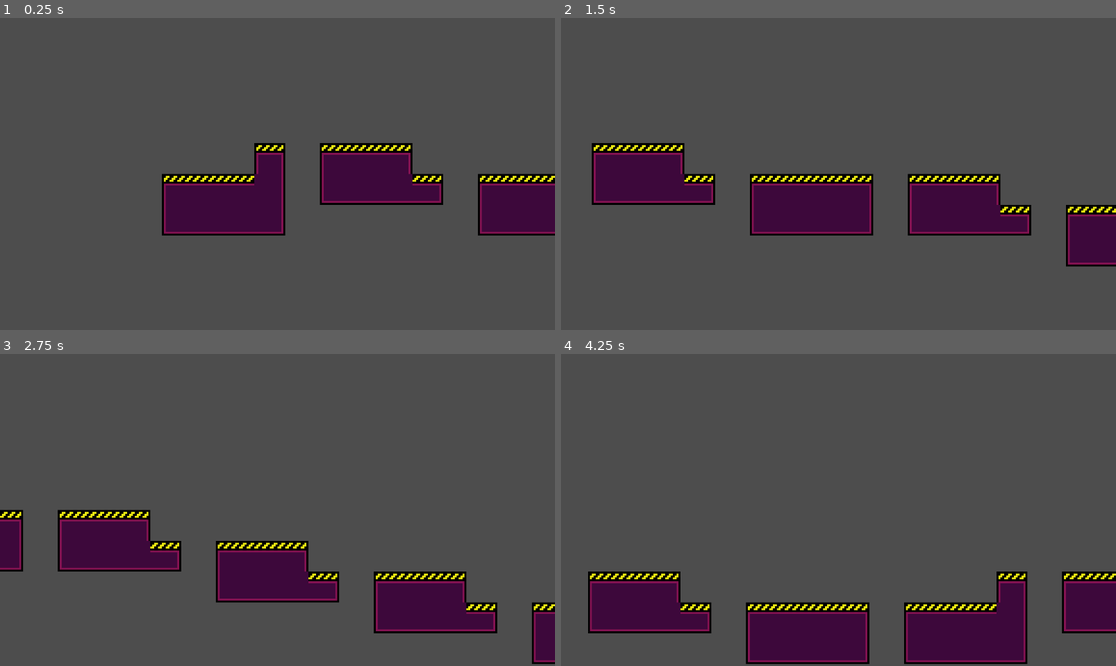
Above: before the commit, frames 1-4 (two rows, left to right).
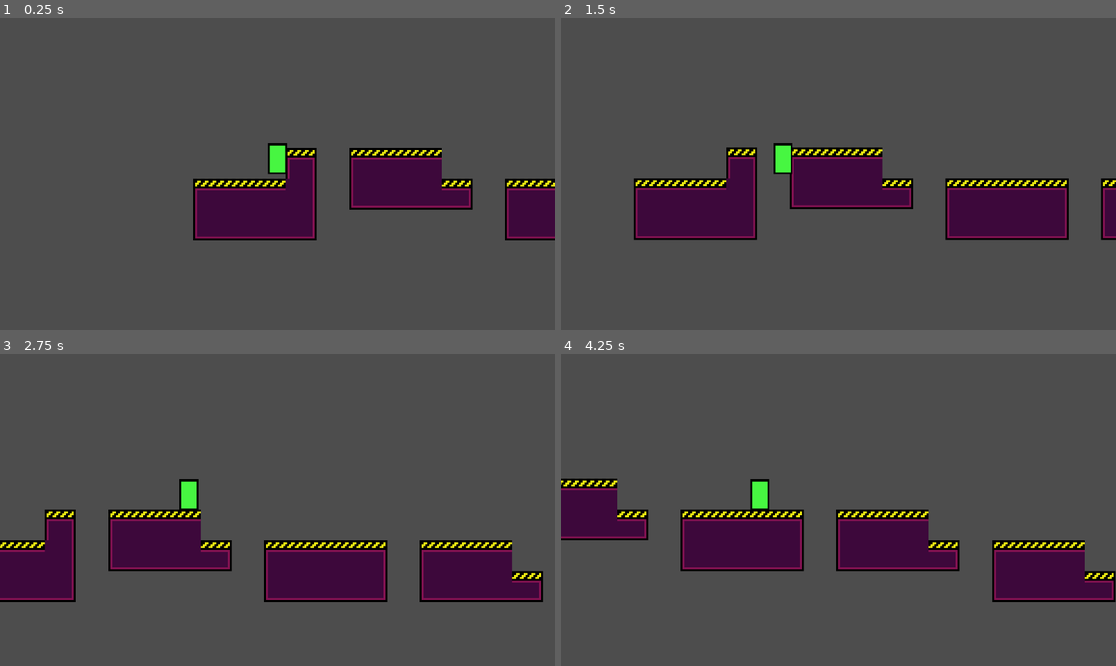
Above: after the commit, the same moments.

Repository: OwlyCode/LD51
Game: Godot game, scene res://main.tscn
The game is run twice, just before and just after one commit, with the same random seed, the same clock (stepped at 60 frames per second) and the same inputs.
Inputs:
- Up to frame 1 (0.25 s): no input
- Up to frame 2 (1.5 s): tap Space (jump, bound only after the commit) at 0.6, 0.77, 1.07, 1.35 s
- Up to frame 3 (2.75 s): tap Space (jump, bound only after the commit) at 1.52, 1.82, 2.1 s
- Up to frame 4 (4.25 s): tap Space (jump, bound only after the commit) at 2.85, 3.02, 3.32, 3.6, 3.77, 4.07 s

The runs differ from the first frame. In frame 1, 9.9% of the frame differs, in the area x 29-100%, y 40-72%; in frame 2, 19%; in frame 3, 18%; in frame 4, 28%, in the area x 0-100%, y 39-100%.

Commit message:
Added player that jumps and stays centered

Diff:
--- /dev/null
+++ b/Camera2d.gd
@@ -0,0 +1,11 @@
+extends Camera2D
+
+@onready var player = get_node("/root/Node2d/Player")
+
+# Called when the node enters the scene tree for the first time.
+func _ready():
+	pass # Replace with function body.
+
+
+func _process(delta):
+	global_position = Vector2(0, player.global_position.y)
--- /dev/null
+++ b/Player.gd
@@ -0,0 +1,24 @@
+extends RigidBody2D
+
+const ALIGN_CORRECTION_FORCE = 1000
+
+# Called when the node enters the scene tree for the first time.
+func _ready():
+	lock_rotation = true
+
+
+# Called every frame. 'delta' is the elapsed time since the previous frame.
+func _process(delta):
+	pass
+
+func _physics_process(delta):
+	if position.x < 0:
+		constant_force = Vector2.RIGHT * ALIGN_CORRECTION_FORCE
+	elif position.x > 0:
+		constant_force = Vector2.LEFT * ALIGN_CORRECTION_FORCE
+	else:
+		constant_force = Vector2.ZERO
+
+	if Input.is_action_just_pressed("jump"):
+		if $LeftGroundChecker.is_colliding() or $RightGroundChecker.is_colliding():
+			apply_central_impulse(Vector2.UP * 20000)
--- a/chunks/chunk.gd
+++ b/chunks/chunk.gd
@@ -1,6 +1,6 @@
 extends Node2D
 
-var speed = 120
+var speed = 50
 
 var invisible_cooldown = 0.3
 
--- a/chunks/flat.tscn
+++ b/chunks/flat.tscn
@@ -1,40 +1,14 @@
-[gd_scene load_steps=5 format=3 uid="uid://jgoit60r3dwi"]
+[gd_scene load_steps=3 format=3 uid="uid://jgoit60r3dwi"]
 
 [ext_resource type="Script" path="res://chunks/chunk.gd" id="1_fgte8"]
-[ext_resource type="Texture2D" uid="uid://dqwnwknka4yjm" path="res://arts/tileset.png" id="1_tjyet"]
-
-[sub_resource type="TileSetAtlasSource" id="TileSetAtlasSource_i6e06"]
-texture = ExtResource("1_tjyet")
-0:0/0 = 0
-2:0/0 = 0
-4:0/0 = 0
-5:0/0 = 0
-6:0/0 = 0
-2:2/0 = 0
-4:2/0 = 0
-5:2/0 = 0
-6:2/0 = 0
-2:3/0 = 0
-4:3/0 = 0
-5:3/0 = 0
-6:3/0 = 0
-2:4/0 = 0
-4:4/0 = 0
-5:4/0 = 0
-6:4/0 = 0
-3:6/0 = 0
-5:6/0 = 0
-5:7/0 = 0
-
-[sub_resource type="TileSet" id="TileSet_hm1lm"]
-sources/0 = SubResource("TileSetAtlasSource_i6e06")
+[ext_resource type="TileSet" uid="uid://b7npiu71j3gbi" path="res://chunks/tileset.tres" id="2_k18gl"]
 
 [node name="Node2d" type="Node2D"]
 script = ExtResource("1_fgte8")
 
 [node name="TileMap" type="TileMap" parent="."]
 texture_filter = 1
-tile_set = SubResource("TileSet_hm1lm")
+tile_set = ExtResource("2_k18gl")
 format = 2
 layer_0/tile_data = PackedInt32Array(65534, 262144, 2, 65535, 327680, 2, 0, 327680, 2, 1, 393216, 2, 131070, 262144, 4, 131071, 327680, 4, 65537, 393216, 4, 65536, 327680, 4)
 
--- a/chunks/flat2.tscn
+++ b/chunks/flat2.tscn
@@ -1,42 +1,16 @@
-[gd_scene load_steps=5 format=3 uid="uid://ctmt2a0vqufac"]
+[gd_scene load_steps=3 format=3 uid="uid://ctmt2a0vqufac"]
 
 [ext_resource type="Script" path="res://chunks/chunk.gd" id="1_fgte8"]
-[ext_resource type="Texture2D" uid="uid://dqwnwknka4yjm" path="res://arts/tileset.png" id="1_tjyet"]
-
-[sub_resource type="TileSetAtlasSource" id="TileSetAtlasSource_i6e06"]
-texture = ExtResource("1_tjyet")
-0:0/0 = 0
-2:0/0 = 0
-4:0/0 = 0
-5:0/0 = 0
-6:0/0 = 0
-2:2/0 = 0
-4:2/0 = 0
-5:2/0 = 0
-6:2/0 = 0
-2:3/0 = 0
-4:3/0 = 0
-5:3/0 = 0
-6:3/0 = 0
-2:4/0 = 0
-4:4/0 = 0
-5:4/0 = 0
-6:4/0 = 0
-3:6/0 = 0
-5:6/0 = 0
-5:7/0 = 0
-
-[sub_resource type="TileSet" id="TileSet_hm1lm"]
-sources/0 = SubResource("TileSetAtlasSource_i6e06")
+[ext_resource type="TileSet" uid="uid://b7npiu71j3gbi" path="res://chunks/tileset.tres" id="2_018sf"]
 
 [node name="Node2d" type="Node2D"]
 script = ExtResource("1_fgte8")
 
 [node name="TileMap" type="TileMap" parent="."]
 texture_filter = 1
-tile_set = SubResource("TileSet_hm1lm")
+tile_set = ExtResource("2_018sf")
 format = 2
-layer_0/tile_data = PackedInt32Array(65534, 262144, 2, 65535, 327680, 2, 0, 393216, 2, 131070, 262144, 4, 131071, 327680, 4, 65537, 393216, 0, 65536, 327680, 4)
+layer_0/tile_data = PackedInt32Array(65534, 262144, 2, 131070, 262144, 4, 65535, 327680, 2, 131071, 327680, 4, 0, 327680, 2, 65536, 327680, 4, 65537, 393216, 0)
 
 [node name="VisibleOnScreenNotifier2d" type="VisibleOnScreenNotifier2D" parent="."]
 position = Vector2(-9.53674e-07, 16)
--- a/chunks/flat3.tscn
+++ b/chunks/flat3.tscn
@@ -1,40 +1,14 @@
-[gd_scene load_steps=5 format=3 uid="uid://clob8y55j5jsq"]
+[gd_scene load_steps=3 format=3 uid="uid://clob8y55j5jsq"]
 
 [ext_resource type="Script" path="res://chunks/chunk.gd" id="1_fgte8"]
-[ext_resource type="Texture2D" uid="uid://dqwnwknka4yjm" path="res://arts/tileset.png" id="1_tjyet"]
-
-[sub_resource type="TileSetAtlasSource" id="TileSetAtlasSource_i6e06"]
-texture = ExtResource("1_tjyet")
-0:0/0 = 0
-2:0/0 = 0
-4:0/0 = 0
-5:0/0 = 0
-6:0/0 = 0
-2:2/0 = 0
-4:2/0 = 0
-5:2/0 = 0
-6:2/0 = 0
-2:3/0 = 0
-4:3/0 = 0
-5:3/0 = 0
-6:3/0 = 0
-2:4/0 = 0
-4:4/0 = 0
-5:4/0 = 0
-6:4/0 = 0
-3:6/0 = 0
-5:6/0 = 0
-5:7/0 = 0
-
-[sub_resource type="TileSet" id="TileSet_hm1lm"]
-sources/0 = SubResource("TileSetAtlasSource_i6e06")
+[ext_resource type="TileSet" uid="uid://b7npiu71j3gbi" path="res://chunks/tileset.tres" id="2_b71nq"]
 
 [node name="Node2d" type="Node2D"]
 script = ExtResource("1_fgte8")
 
 [node name="TileMap" type="TileMap" parent="."]
 texture_filter = 1
-tile_set = SubResource("TileSet_hm1lm")
+tile_set = ExtResource("2_b71nq")
 format = 2
 layer_0/tile_data = PackedInt32Array(65534, 262144, 2, 65535, 327680, 2, 0, 327680, 2, 1, 393216, 3, 131070, 262144, 4, 131071, 327680, 4, 65537, 393216, 4, 65536, 327680, 4, -65535, 131072, 2)
 
--- /dev/null
+++ b/chunks/tileset.tres
@@ -0,0 +1,89 @@
+[gd_resource type="TileSet" load_steps=3 format=3 uid="uid://b7npiu71j3gbi"]
+
+[ext_resource type="Texture2D" uid="uid://dqwnwknka4yjm" path="res://arts/tileset.png" id="1_e361k"]
+
+[sub_resource type="TileSetAtlasSource" id="TileSetAtlasSource_i6e06"]
+texture = ExtResource("1_e361k")
+0:0/0 = 0
+0:0/0/physics_layer_0/linear_velocity = Vector2(0, 0)
+0:0/0/physics_layer_0/angular_velocity = 0.0
+2:0/0 = 0
+2:0/0/physics_layer_0/linear_velocity = Vector2(0, 0)
+2:0/0/physics_layer_0/angular_velocity = 0.0
+2:0/0/physics_layer_0/polygon_0/points = PackedVector2Array(-8, -8, 8, -8, 8, 8, -8, 8)
+4:0/0 = 0
+4:0/0/physics_layer_0/linear_velocity = Vector2(0, 0)
+4:0/0/physics_layer_0/angular_velocity = 0.0
+4:0/0/physics_layer_0/polygon_0/points = PackedVector2Array(-8, -8, 8, -8, 8, 8, -8, 8)
+5:0/0 = 0
+5:0/0/physics_layer_0/linear_velocity = Vector2(0, 0)
+5:0/0/physics_layer_0/angular_velocity = 0.0
+5:0/0/physics_layer_0/polygon_0/points = PackedVector2Array(-8, -8, 8, -8, 8, 8, -8, 8)
+6:0/0 = 0
+6:0/0/physics_layer_0/linear_velocity = Vector2(0, 0)
+6:0/0/physics_layer_0/angular_velocity = 0.0
+6:0/0/physics_layer_0/polygon_0/points = PackedVector2Array(-8, -8, 8, -8, 8, 8, -8, 8)
+2:2/0 = 0
+2:2/0/physics_layer_0/linear_velocity = Vector2(0, 0)
+2:2/0/physics_layer_0/angular_velocity = 0.0
+2:2/0/physics_layer_0/polygon_0/points = PackedVector2Array(-8, -8, 8, -8, 8, 8, -8, 8)
+4:2/0 = 0
+4:2/0/physics_layer_0/linear_velocity = Vector2(0, 0)
+4:2/0/physics_layer_0/angular_velocity = 0.0
+4:2/0/physics_layer_0/polygon_0/points = PackedVector2Array(-8, -8, 8, -8, 8, 8, -8, 8)
+5:2/0 = 0
+5:2/0/physics_layer_0/linear_velocity = Vector2(0, 0)
+5:2/0/physics_layer_0/angular_velocity = 0.0
+5:2/0/physics_layer_0/polygon_0/points = PackedVector2Array(-8, -8, 8, -8, 8, 8, -8, 8)
+6:2/0 = 0
+6:2/0/physics_layer_0/linear_velocity = Vector2(0, 0)
+6:2/0/physics_layer_0/angular_velocity = 0.0
+6:2/0/physics_layer_0/polygon_0/points = PackedVector2Array(-8, -8, 8, -8, 8, 8, -8, 8)
+2:3/0 = 0
+2:3/0/physics_layer_0/linear_velocity = Vector2(0, 0)
+2:3/0/physics_layer_0/angular_velocity = 0.0
+2:3/0/physics_layer_0/polygon_0/points = PackedVector2Array(-8, -8, 8, -8, 8, 8, -8, 8)
+4:3/0 = 0
+4:3/0/physics_layer_0/linear_velocity = Vector2(0, 0)
+4:3/0/physics_layer_0/angular_velocity = 0.0
+4:3/0/physics_layer_0/polygon_0/points = PackedVector2Array(-8, -8, 8, -8, 8, 8, -8, 8)
+5:3/0 = 0
+5:3/0/physics_layer_0/linear_velocity = Vector2(0, 0)
+5:3/0/physics_layer_0/angular_velocity = 0.0
+5:3/0/physics_layer_0/polygon_0/points = PackedVector2Array(-8, -8, 8, -8, 8, 8, -8, 8)
+6:3/0 = 0
+6:3/0/physics_layer_0/linear_velocity = Vector2(0, 0)
+6:3/0/physics_layer_0/angular_velocity = 0.0
+6:3/0/physics_layer_0/polygon_0/points = PackedVector2Array(-8, -8, 8, -8, 8, 8, -8, 8)
+2:4/0 = 0
+2:4/0/physics_layer_0/linear_velocity = Vector2(0, 0)
+2:4/0/physics_layer_0/angular_velocity = 0.0
+2:4/0/physics_layer_0/polygon_0/points = PackedVector2Array(-8, -8, 8, -8, 8, 8, -8, 8)
+4:4/0 = 0
+4:4/0/physics_layer_0/linear_velocity = Vector2(0, 0)
+4:4/0/physics_layer_0/angular_velocity = 0.0
+4:4/0/physics_layer_0/polygon_0/points = PackedVector2Array(-8, -8, 8, -8, 8, 8, -8, 8)
+5:4/0 = 0
+5:4/0/physics_layer_0/linear_velocity = Vector2(0, 0)
+5:4/0/physics_layer_0/angular_velocity = 0.0
+5:4/0/physics_layer_0/polygon_0/points = PackedVector2Array(-8, -8, 8, -8, 8, 8, -8, 8)
+6:4/0 = 0
+6:4/0/physics_layer_0/linear_velocity = Vector2(0, 0)
+6:4/0/physics_layer_0/angular_velocity = 0.0
+6:4/0/physics_layer_0/polygon_0/points = PackedVector2Array(-8, -8, 8, -8, 8, 8, -8, 8)
+3:6/0 = 0
+3:6/0/physics_layer_0/linear_velocity = Vector2(0, 0)
+3:6/0/physics_layer_0/angular_velocity = 0.0
+3:6/0/physics_layer_0/polygon_0/points = PackedVector2Array(-8, -8, 8, -8, 8, 8, -8, 8)
+5:6/0 = 0
+5:6/0/physics_layer_0/linear_velocity = Vector2(0, 0)
+5:6/0/physics_layer_0/angular_velocity = 0.0
+5:6/0/physics_layer_0/polygon_0/points = PackedVector2Array(-8, -8, 8, -8, 8, 8, -8, 8)
+5:7/0 = 0
+5:7/0/physics_layer_0/linear_velocity = Vector2(0, 0)
+5:7/0/physics_layer_0/angular_velocity = 0.0
+5:7/0/physics_layer_0/polygon_0/points = PackedVector2Array(-8, -8, 8, -8, 8, 8, -8, 8)
+
+[resource]
+physics_layer_0/collision_layer = 1
+sources/0 = SubResource("TileSetAtlasSource_i6e06")
--- a/main.tscn
+++ b/main.tscn
@@ -1,13 +1,21 @@
-[gd_scene load_steps=2 format=3 uid="uid://c4j6enbgs1r70"]
+[gd_scene load_steps=4 format=3 uid="uid://c4j6enbgs1r70"]
 
+[ext_resource type="PackedScene" uid="uid://c3ijc54xdmkip" path="res://player.tscn" id="2_5gbvf"]
 [ext_resource type="Script" path="res://ChunkSpawner.gd" id="2_n1x2w"]
+[ext_resource type="Script" path="res://Camera2d.gd" id="2_tbqe3"]
 
 [node name="Node2d" type="Node2D"]
 texture_filter = 1
 
+[node name="ChunkSpawner" type="Node2D" parent="."]
+script = ExtResource("2_n1x2w")
+
 [node name="Camera2d" type="Camera2D" parent="."]
+position = Vector2(0, -31)
 current = true
 zoom = Vector2(4, 4)
+script = ExtResource("2_tbqe3")
 
-[node name="ChunkSpawner" type="Node2D" parent="."]
-script = ExtResource("2_n1x2w")
+[node name="Player" parent="." instance=ExtResource("2_5gbvf")]
+position = Vector2(0, -31)
+mass = 70.0
--- /dev/null
+++ b/player.tscn
@@ -0,0 +1,34 @@
+[gd_scene load_steps=5 format=3 uid="uid://c3ijc54xdmkip"]
+
+[ext_resource type="Texture2D" uid="uid://dqwnwknka4yjm" path="res://arts/tileset.png" id="1_inwfj"]
+[ext_resource type="Script" path="res://Player.gd" id="1_r28ip"]
+
+[sub_resource type="AtlasTexture" id="AtlasTexture_ptuk1"]
+atlas = ExtResource("1_inwfj")
+region = Rect2(2.91798, -0.27776, 10.082, 16.5781)
+
+[sub_resource type="CapsuleShape2D" id="CapsuleShape2D_71gn2"]
+radius = 5.0
+height = 16.0
+
+[node name="Player" type="RigidBody2D"]
+mass = 80.0
+script = ExtResource("1_r28ip")
+
+[node name="Sprite2d" type="Sprite2D" parent="."]
+position = Vector2(0, -8)
+texture = SubResource("AtlasTexture_ptuk1")
+
+[node name="CollisionShape2d" type="CollisionShape2D" parent="."]
+position = Vector2(0, -8)
+shape = SubResource("CapsuleShape2D_71gn2")
+
+[node name="RightGroundChecker" type="RayCast2D" parent="."]
+position = Vector2(5, 0)
+target_position = Vector2(0, 1)
+hit_from_inside = true
+
+[node name="LeftGroundChecker" type="RayCast2D" parent="."]
+position = Vector2(-5, 0)
+target_position = Vector2(0, 1)
+hit_from_inside = true
--- a/project.godot
+++ b/project.godot
@@ -14,3 +14,12 @@
 run/main_scene="res://main.tscn"
 config/features=PackedStringArray("4.0", "Forward Plus")
 config/icon="res://icon.svg"
+
+[input]
+
+jump={
+"deadzone": 0.5,
+"events": [Object(InputEventKey,"resource_local_to_scene":false,"resource_name":"","device":0,"window_id":0,"alt_pressed":false,"shift_pressed":false,"ctrl_pressed":false,"meta_pressed":false,"pressed":false,"keycode":0,"physical_keycode":32,"unicode":0,"echo":false,"script":null)
+, Object(InputEventMouseButton,"resource_local_to_scene":false,"resource_name":"","device":-1,"window_id":0,"alt_pressed":false,"shift_pressed":false,"ctrl_pressed":false,"meta_pressed":false,"button_mask":0,"position":Vector2(0, 0),"global_position":Vector2(0, 0),"factor":1.0,"button_index":1,"pressed":false,"double_click":false,"script":null)
+]
+}
Not shown, changed: export_presets.cfg
